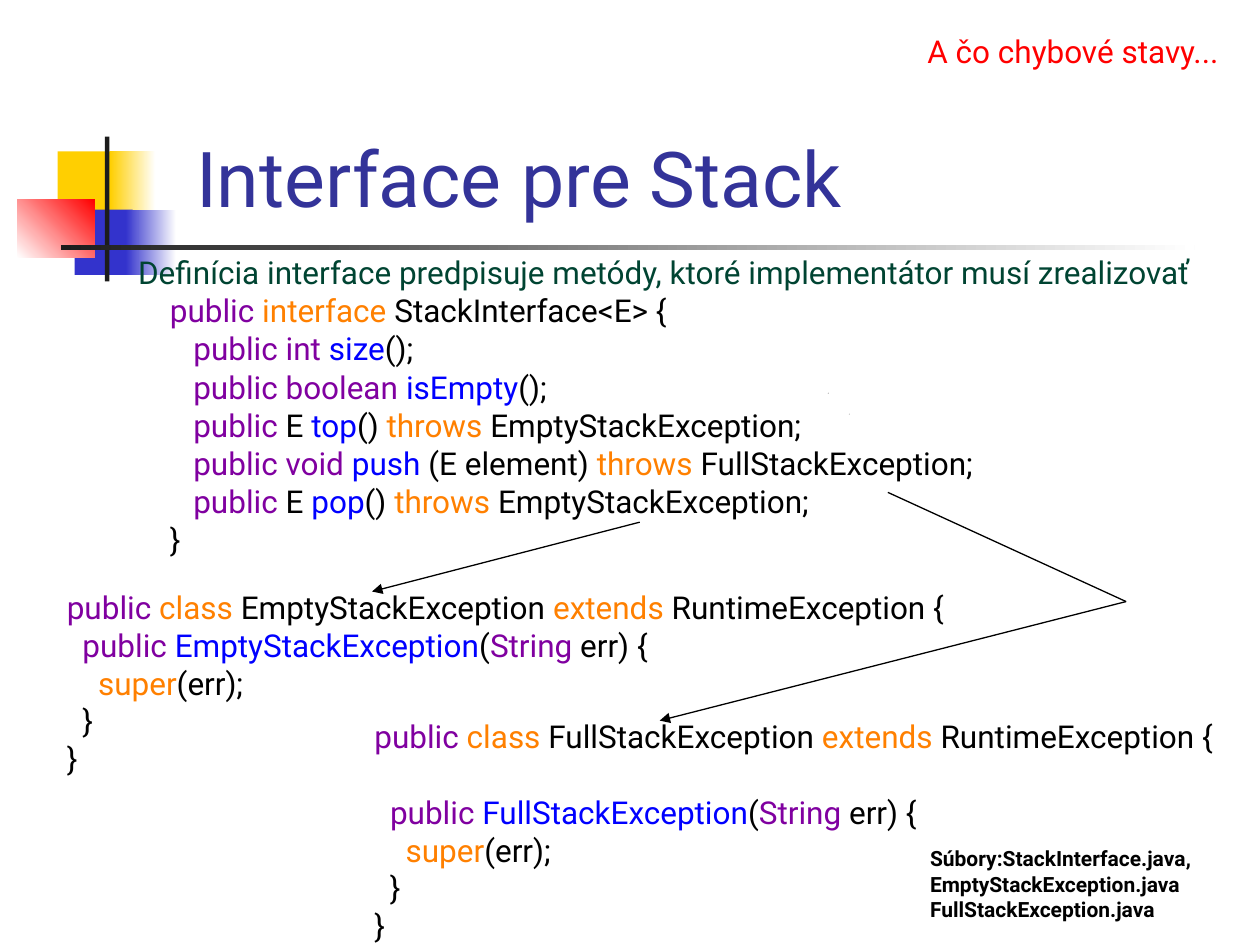
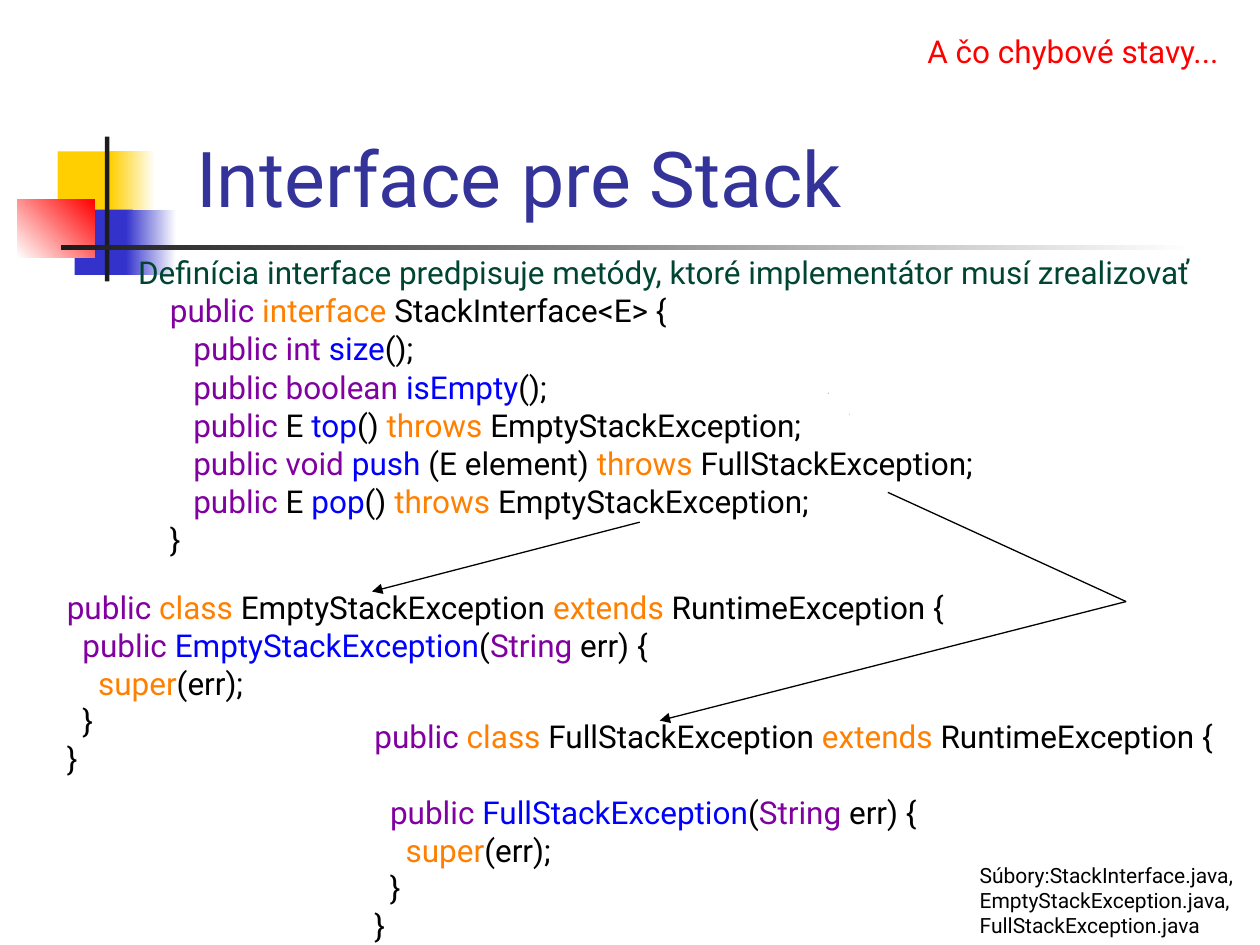
Before and after one commit to Programovanie4/Prednasky, a slide deck: slide 24 of 05/05_java.ppt (slide 18 before the commit). Drawn at 1260x945 pixels with LibreOffice and Linux fonts; fonts in the diff are those of the drawing. Boxes give left, top, right and bottom in pixels: in the first picture for what was removed or moved away, otherwise in the second. Text is boxed around its words. In the diff, an @@ line names an element or a change of style, - is before the commit and + after.

```diff
--- a/05/05_java.ppt
+++ b/05/05_java.ppt
@@ text "Súbory:StackInterface.java,": place and size @@
-text "Súbory:StackInterface.java," at box(930, 850, 1191, 922)
+text "Súbory:StackInterface.java," at box(980, 867, 1233, 938)
@@ text at box(980, 867, 1233, 938): bold off in "Súbory:StackInterface.java,", "FullStackException.java" @@
@@ text at box(980, 892, 1230, 913): text changed; bold off @@
-EmptyStackException.java
+EmptyStackException.java,
```
Also in this commit, not shown: 28 other slides changed, 6 slides added, 1 other file.
